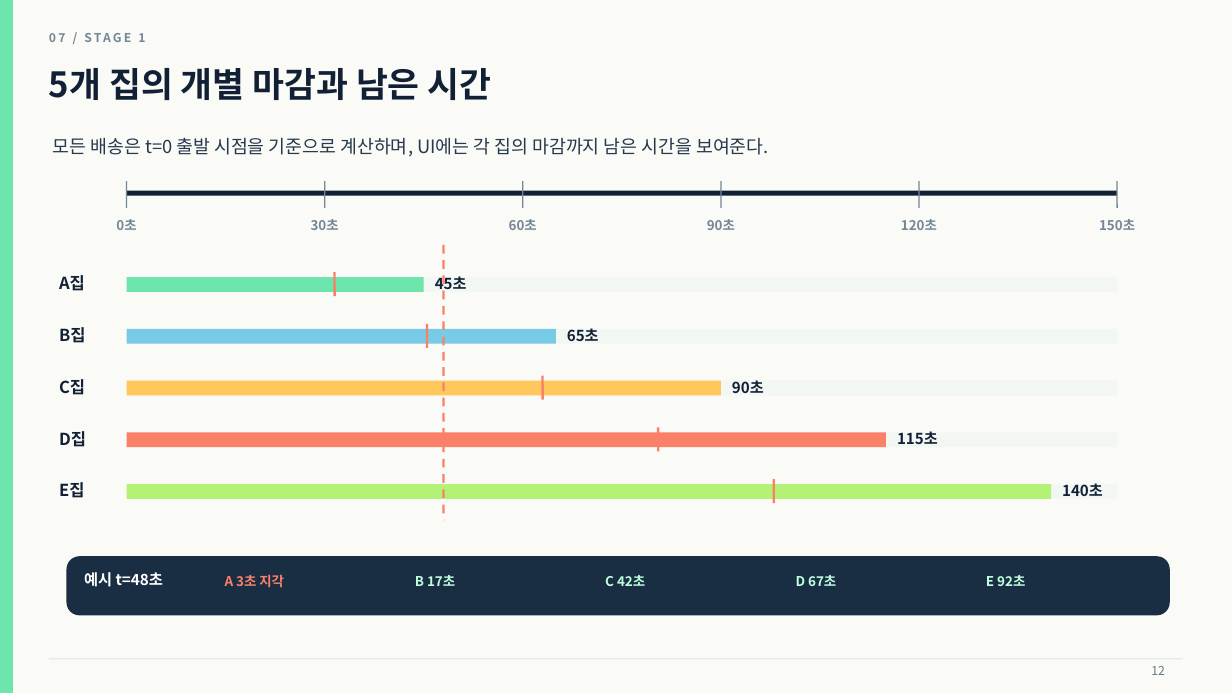
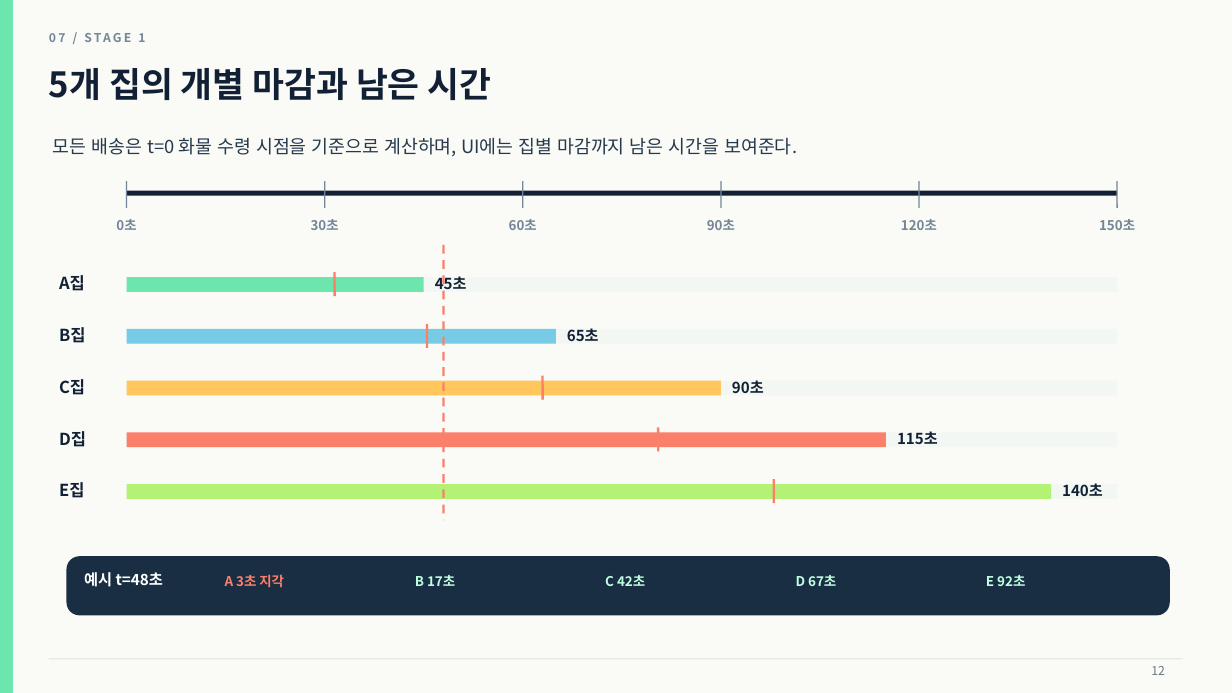
Before and after one commit to seo-spec/2Dgame-Delivery, a slide deck: slide 12 of data/docs/골목길_퀵배송_상세기획서.pptx. Drawn at 1232x693 pixels with LibreOffice and Linux fonts; fonts in the diff are those of the drawing. Boxes give left, top, right and bottom in pixels: in the first picture for what was removed or moved away, otherwise in the second. Text is boxed around its words. In the diff, an @@ line names an element or a change of style, - is before the commit and + after.

```diff
--- a/data/docs/골목길_퀵배송_상세기획서.pptx
+++ b/data/docs/골목길_퀵배송_상세기획서.pptx
@@ text at (53,138,797,157): text changed @@
-모든 배송은 t=0 출발 시점을 기준으로 계산하며, UI에는 각 집의 마감까지 남은 시간을 보여준다.
+모든 배송은 t=0 화물 수령 시점을 기준으로 계산하며, UI에는 집별 마감까지 남은 시간을 보여준다.
```
Also in this commit, not shown: 11 other slides changed, 6 slides added, 1 other file.
